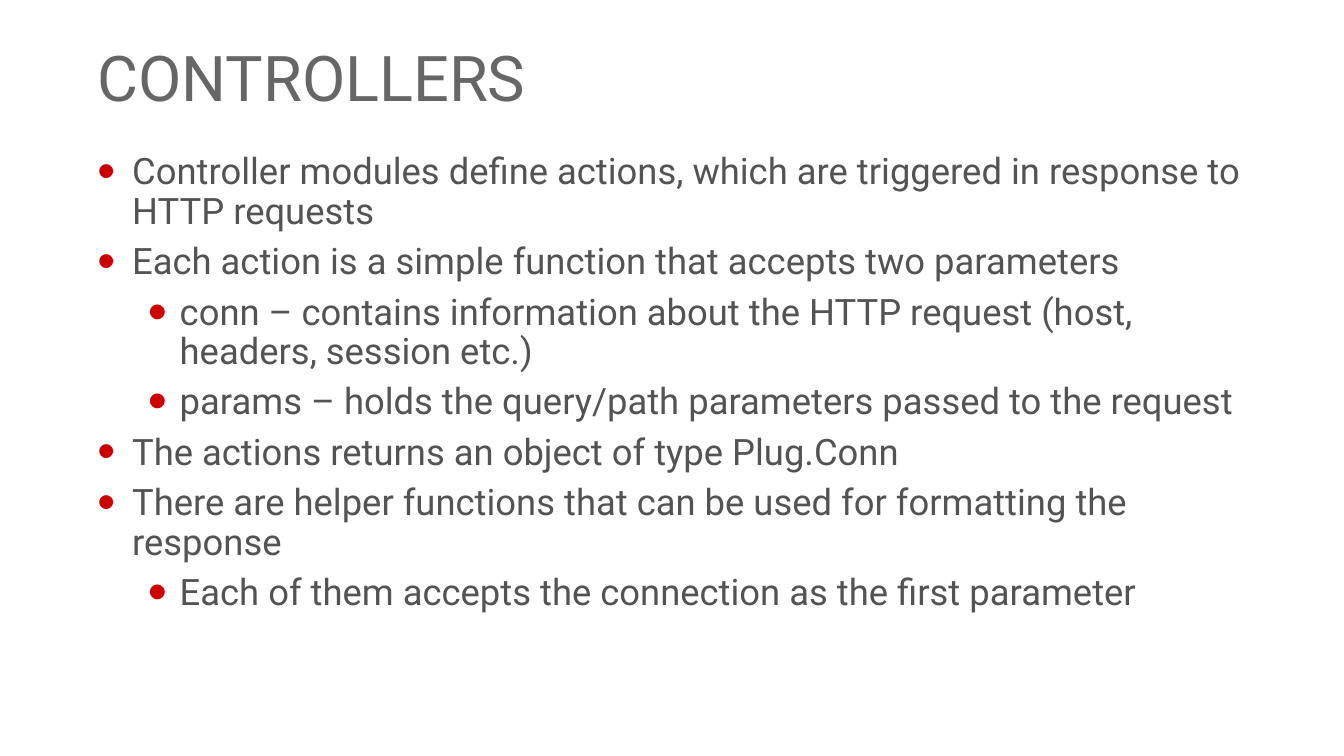
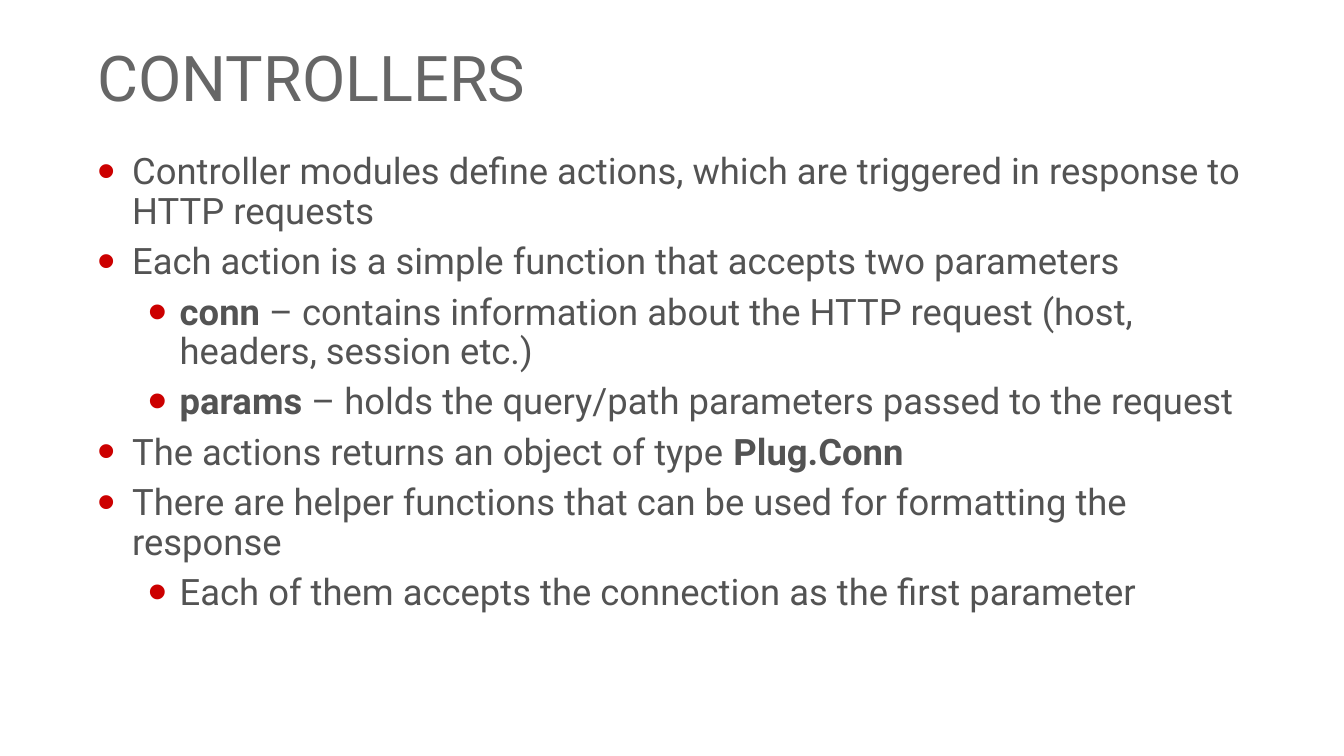
Before and after one commit to georgiyolovski/elixir-workshop, a slide deck: slide 10 of day3/Elixir - Day 3.pptx (slide 7 before the commit). Drawn at 1344x756 pixels with LibreOffice and Linux fonts; fonts in the diff are those of the drawing; background and template pictures are left out. Boxes give left, top, right and bottom in pixels: in the first picture for what was removed or moved away, otherwise in the second. Text is boxed around its words. In the diff, an @@ line names an element or a change of style, - is before the commit and + after.

```diff
--- a/day3/Elixir - Day 3.pptx
+++ b/day3/Elixir - Day 3.pptx
@@ text at (132, 296, 1233, 473): bold on in "conn", "params", "Plug.Conn" @@
```
Also in this commit, not shown: 2 other slides changed, 3 slides added, 1 other file.
